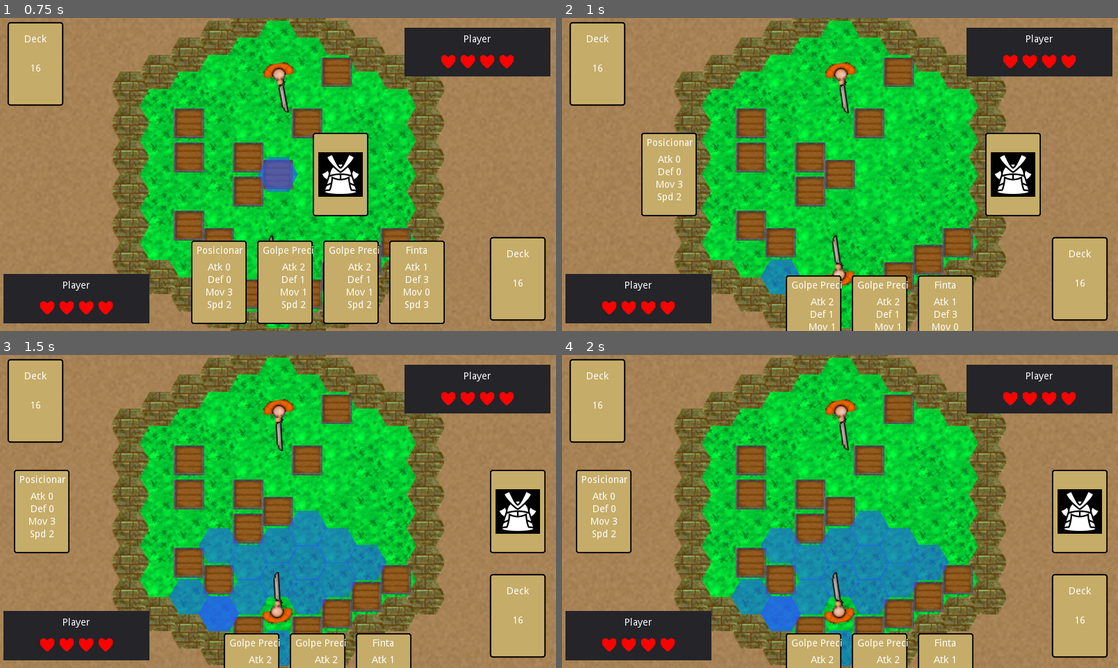
Above: before the commit, frames 1-4 (two rows, left to right).
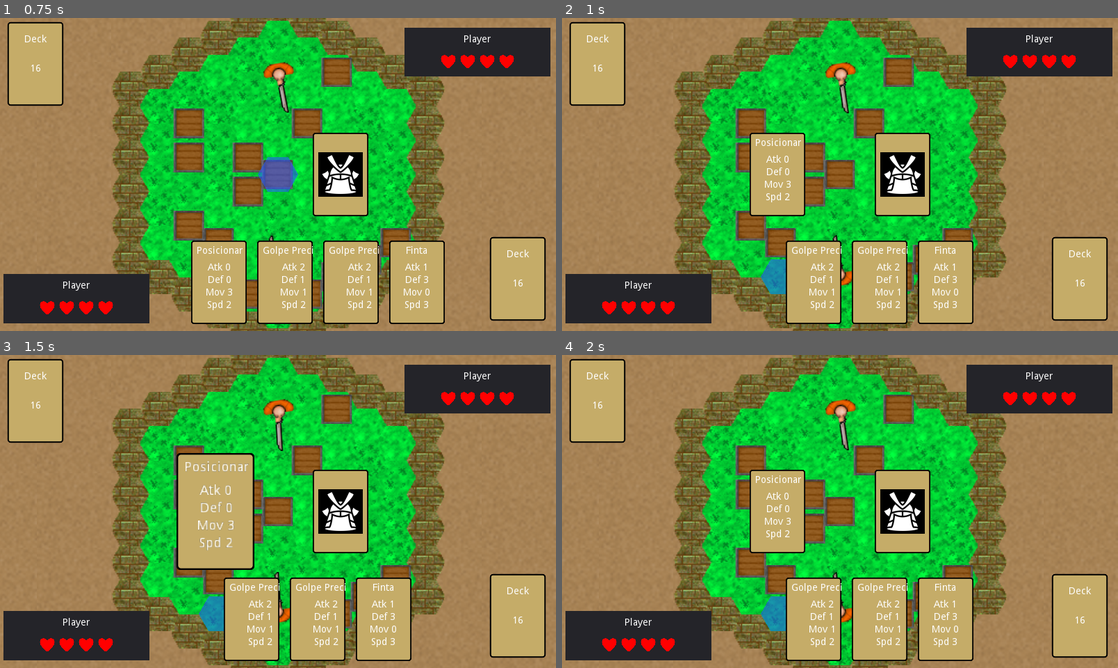
Above: after the commit, the same moments.

Repository: AndreMicheletti/samurai-hex-game
Game: Godot game, scene res://scenes/Game.tscn
Two runs of this game, one before a commit and one after it. Both use one fixed random seed, a clock stepped at 60 frames per second and the inputs below.
Inputs (mouse positions are in pixels of both pictures, inside the frame that each line leads up to):
- Up to frame 1 (0.75 s): move the mouse to (216, 284) at 0.52 s; click (216, 284) at 0.67 s
- Up to frame 2 (1 s): no input
- Up to frame 3 (1.5 s): move the mouse to (517, 614) at 1.27 s; click (517, 614) at 1.42 s
- Up to frame 4 (2 s): no input

Frame 1 is identical in both runs. In frame 2, 16% of the frame differs, in the area x 14-87%, y 36-100%; in frame 3, 24%, in the area x 2-99%, y 31-100%; in frame 4, 22%.

Commit message:
ui feedback on which card is first

Diff:
--- a/scenes/gui/Card.tscn
+++ b/scenes/gui/Card.tscn
@@ -16,7 +16,22 @@
 corner_radius_bottom_right = 4
 corner_radius_bottom_left = 4
 
-[sub_resource type="Animation" id=5]
+[sub_resource type="Animation" id=2]
+resource_name = "choose"
+tracks/0/type = "value"
+tracks/0/path = NodePath(".:rect_scale")
+tracks/0/interp = 1
+tracks/0/loop_wrap = true
+tracks/0/imported = false
+tracks/0/enabled = true
+tracks/0/keys = {
+"times": PoolRealArray( 0, 0.2, 0.8, 1 ),
+"transitions": PoolRealArray( 1, 1, 1, 1 ),
+"update": 0,
+"values": [ Vector2( 1, 1 ), Vector2( 1.4, 1.4 ), Vector2( 1.4, 1.4 ), Vector2( 1, 1 ) ]
+}
+
+[sub_resource type="Animation" id=3]
 resource_name = "destroy"
 length = 1.4
 tracks/0/type = "value"
@@ -68,8 +83,7 @@
 "values": [ Vector2( 40, 110 ), Vector2( 40, 0 ) ]
 }
 
-[sub_resource type="Animation" id=2]
-resource_name = "flip_back"
+[sub_resource type="Animation" id=4]
 tracks/0/type = "value"
 tracks/0/path = NodePath(".:rect_scale")
 tracks/0/interp = 1
@@ -107,8 +121,7 @@
 "values": [ true, false, false ]
 }
 
-[sub_resource type="Animation" id=3]
-resource_name = "flip_front"
+[sub_resource type="Animation" id=5]
 tracks/0/type = "value"
 tracks/0/path = NodePath("Margin:visible")
 tracks/0/interp = 1
@@ -258,12 +271,13 @@
 
 [node name="anim" type="AnimationPlayer" parent="."]
 playback_speed = 1.5
-anims/destroy = SubResource( 5 )
-anims/flip_back = SubResource( 2 )
-anims/flip_front = SubResource( 3 )
+anims/choose = SubResource( 2 )
+anims/destroy = SubResource( 3 )
+anims/flip_back = SubResource( 4 )
+anims/flip_front = SubResource( 5 )
 
 [node name="Flames" type="CPUParticles2D" parent="."]
-material = SubResource( 4 )
+material = SubResource( 6 )
 position = Vector2( 40, 110 )
 z_index = 50
 emitting = false
--- a/scripts/Card.gd
+++ b/scripts/Card.gd
@@ -41,6 +41,10 @@
 	$Margin.visible = false
 	rect_scale = Vector2(-1, 1)
 
+func play_choose():
+	$anim.play("choose")
+	yield($anim, "animation_finished")
+
 func destroy():
 	$anim.play("destroy")
 	yield($anim, "animation_finished")
--- a/scripts/Game.gd
+++ b/scripts/Game.gd
@@ -81,11 +81,19 @@
 	print("\n*********************** PLAY PHASE")
 	state = Phase.PLAY
 	emit_signal("changed_state", Phase.PLAY)
-	yield(game_ui.hide_cards(), "completed")
 
 	# DETERMINE TURN ORDER
 	var turn_order = compare_cards()
 	print("TURN ORDER ", turn_order)
+
+	var first_char
+	if turn_order[0] == player:
+		first_char = "player"
+	else:
+		first_char = "enemy"
+
+	yield(game_ui.reveal_faster_card(first_char), 'completed')
+	yield(game_ui.hide_cards(), "completed")
 
 	# FIRST ON TURN
 	turn_order[0].active = true
--- a/scripts/GameUI.gd
+++ b/scripts/GameUI.gd
@@ -122,6 +122,16 @@
 	card.set_flipped_back()
 	enemy_center_card.add_child(card)
 
+func reveal_faster_card(character):
+	yield(get_tree().create_timer(0.5), "timeout")
+	var card_node
+	if character == "player":
+		card_node = player_center_card.get_child(0)
+	else:
+		card_node = enemy_center_card.get_child(0)
+	yield(card_node.play_choose(), "completed")
+	yield(get_tree().create_timer(0.5), "timeout")
+
 func reveal_enemy_card():
 	if enemy_center_card.get_child(0).back:
 		yield(enemy_center_card.get_child(0).flip(), "completed")
Not shown: 2 places in scenes/gui/Card.tscn that only renumber resources
